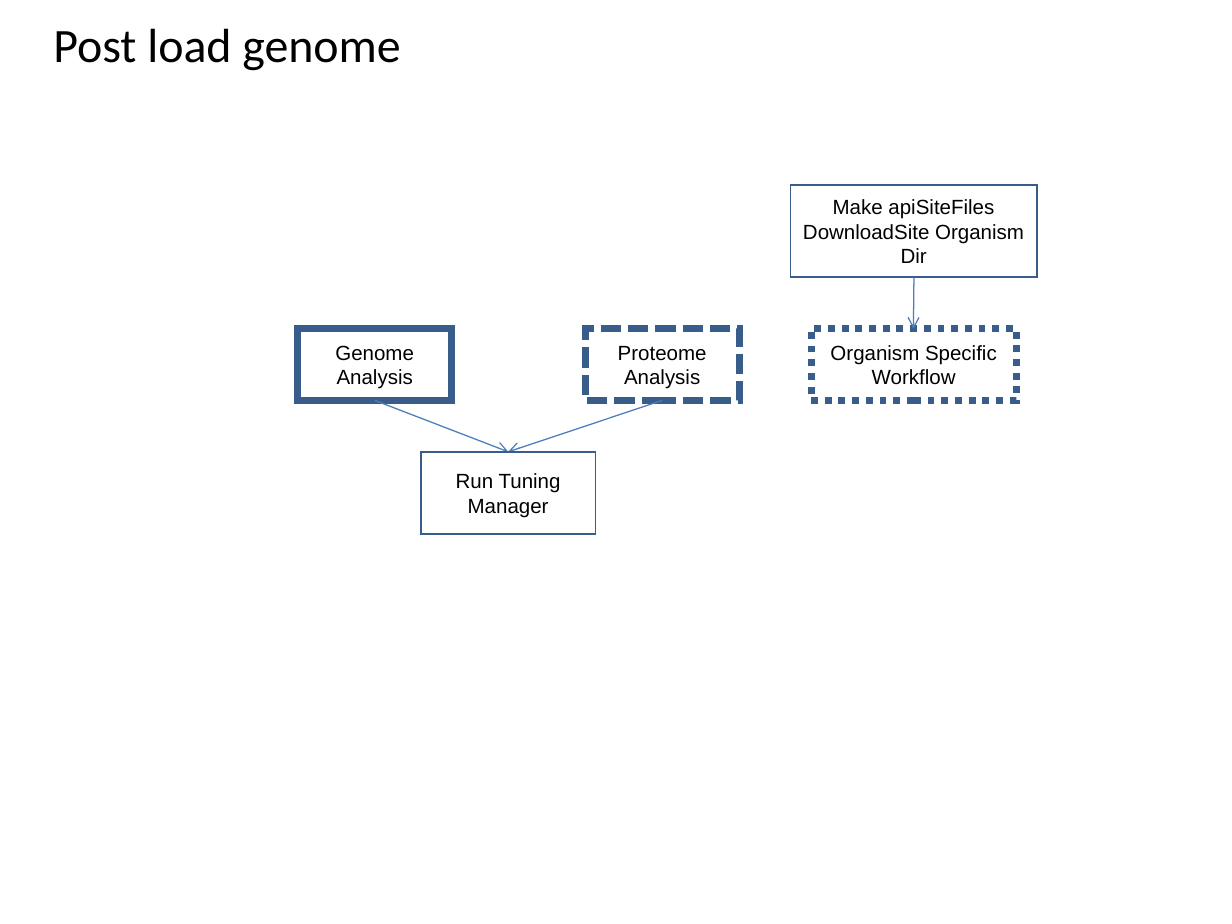
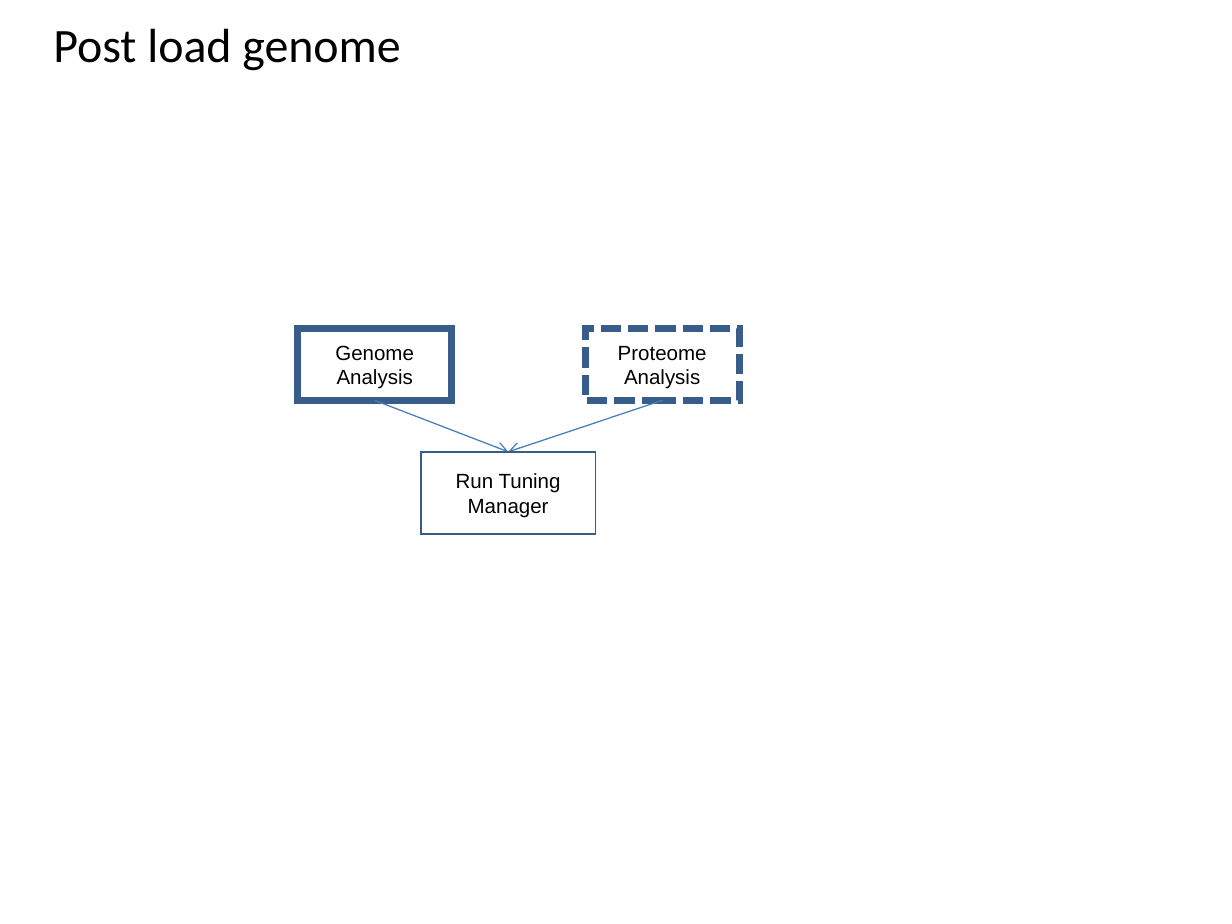
Before and after one commit to VEuPathDB/ApiCommonWorkflow, a slide deck: slide 7 of Main/doc/IntegratedWorkflow.ppt. Drawn at 1232x924 pixels with LibreOffice and Linux fonts; fonts in the diff are those of the drawing. Boxes give left, top, right and bottom in pixels: in the first picture for what was removed or moved away, otherwise in the second. Text is boxed around its words. In the diff, an @@ line names an element or a change of style, - is before the commit and + after.

Commit message:
move organism-specific workflow to root subgraph adjust mercator steps

```diff
--- a/Main/doc/IntegratedWorkflow.ppt
+++ b/Main/doc/IntegratedWorkflow.ppt
@@ rectangle removed at [791, 185, 1037, 277] @@
-Make apiSiteFiles DownloadSite Organism Dir
@@ arrow removed from (914, 277) to (913, 329) @@
@@ rectangle removed at [811, 329, 1016, 400] @@
-Organism Specific Workflow
```
Also in this commit, not shown: 7 other slides changed.
